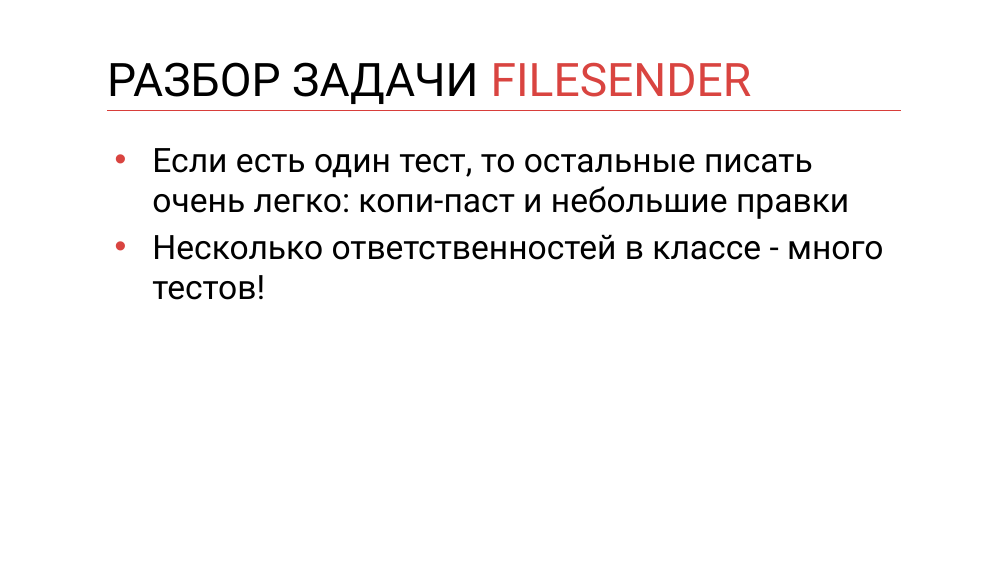
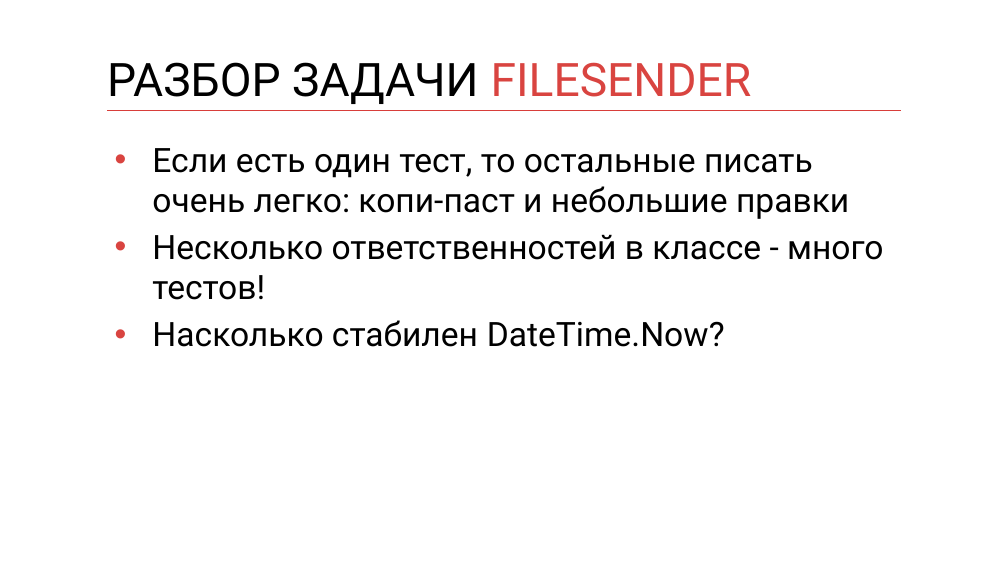
Before and after one commit to kontur-courses/mocks, a slide deck: slide 11 of mocks.pptx. Drawn at 1008x567 pixels with LibreOffice and Linux fonts; fonts in the diff are those of the drawing. Boxes give left, top, right and bottom in pixels: in the first picture for what was removed or moved away, otherwise in the second. Text is boxed around its words. In the diff, an @@ line names an element or a change of style, - is before the commit and + after.

Commit message:
mini presentation fix

```diff
--- a/mocks.pptx
+++ b/mocks.pptx
@@ text at box(152, 320, 725, 347): paragraph added @@
+• Насколько стабилен DateTime.Now?
```
